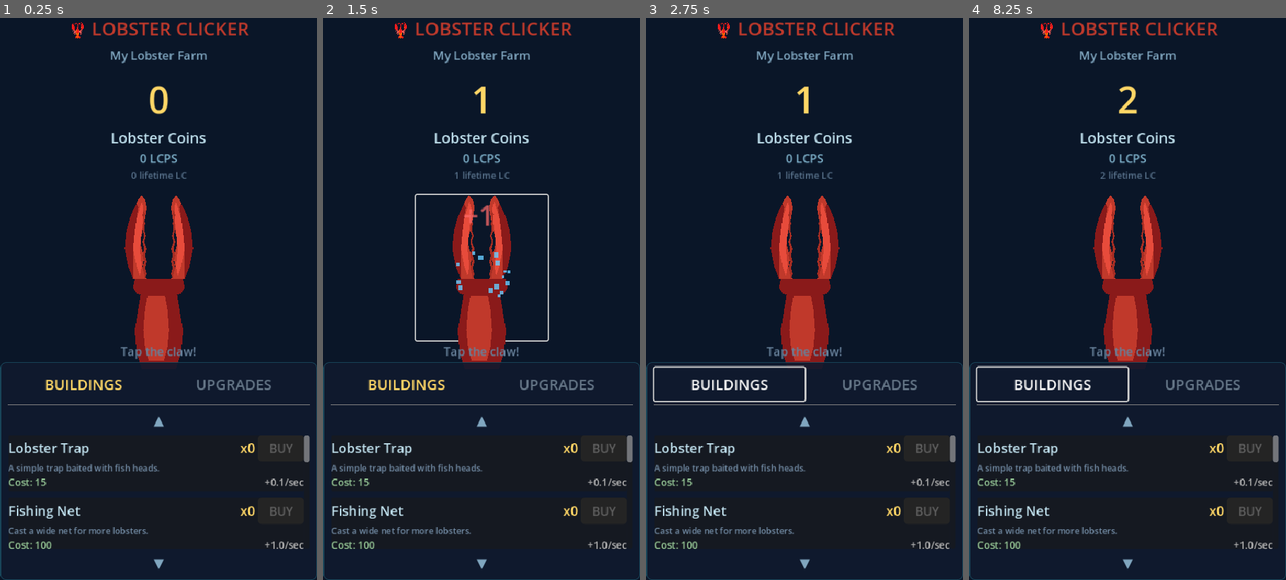
Above: before the commit, frames 1-4 (left to right).
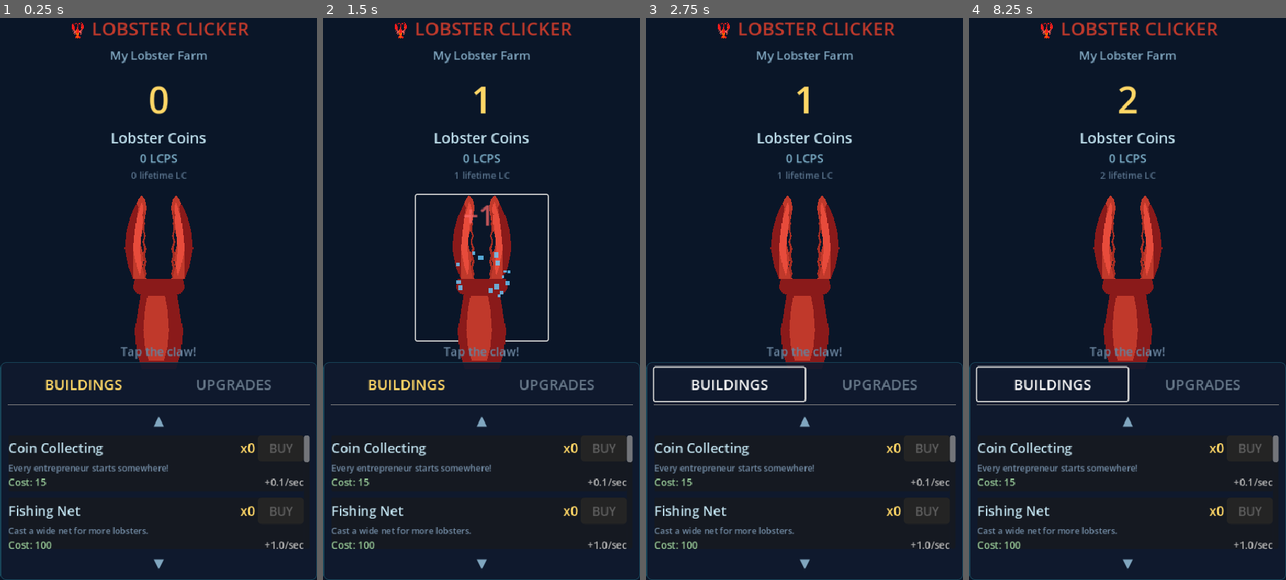
Above: after the commit, the same moments.

Repository: thecryptomasters/lobster-clicker
Game: Godot game, scene res://scenes/main.tscn
The game is run twice, just before and just after one commit, with the same random seed, the same clock (stepped at 60 frames per second) and the same inputs.
Inputs (mouse positions are in pixels of both pictures, inside the frame that each line leads up to):
- Up to frame 1 (0.25 s): no input
- Up to frame 2 (1.5 s): click "My Lobster Farm" at 0.5 s; click (481, 265) at 1.25 s
- Up to frame 3 (2.75 s): click "BUILDINGS" at 2 s
- Up to frame 4 (8.25 s): click "UPGRADES" at 2.75 s; click "▲" at 3.5 s; click "Show only available upgrades" at 4.25 s; click "Show all upgrades" at 5 s; click "▼" at 5.75 s; click "My Lobster Farm" at 6.5 s; click (1127, 265) at 7.25 s; click "BUILDINGS" at 8 s

The runs differ from the first frame. In frame 1, 0.7% of the frame differs, in the area x 2-54%, y 75-82%; in frame 2, 0.7%; in frame 3, 0.7%; in frame 4, 0.7%.

Commit message:
theme: Lobster Trap → Coin Collecting

Diff:
--- a/scripts/game_manager.gd
+++ b/scripts/game_manager.gd
@@ -15,7 +15,7 @@
 
 # Building definitions (formerly "upgrades")
 var building_defs: Array = [
-	{"name": "Lobster Trap", "base_cost": 15, "lps": 0.1, "desc": "A simple trap baited with fish heads."},
+	{"name": "Coin Collecting", "base_cost": 15, "lps": 0.1, "desc": "Every entrepreneur starts somewhere!"},
 	{"name": "Fishing Net", "base_cost": 100, "lps": 1.0, "desc": "Cast a wide net for more lobsters."},
 	{"name": "Fishing Boat", "base_cost": 1100, "lps": 8.0, "desc": "A sturdy boat for deep-sea lobstering."},
 	{"name": "Seafood Restaurant", "base_cost": 12000, "lps": 47.0, "desc": "Lobsters come to you!"},
Not shown, changed: export/index.html
Not shown, changed: export/index.pck
